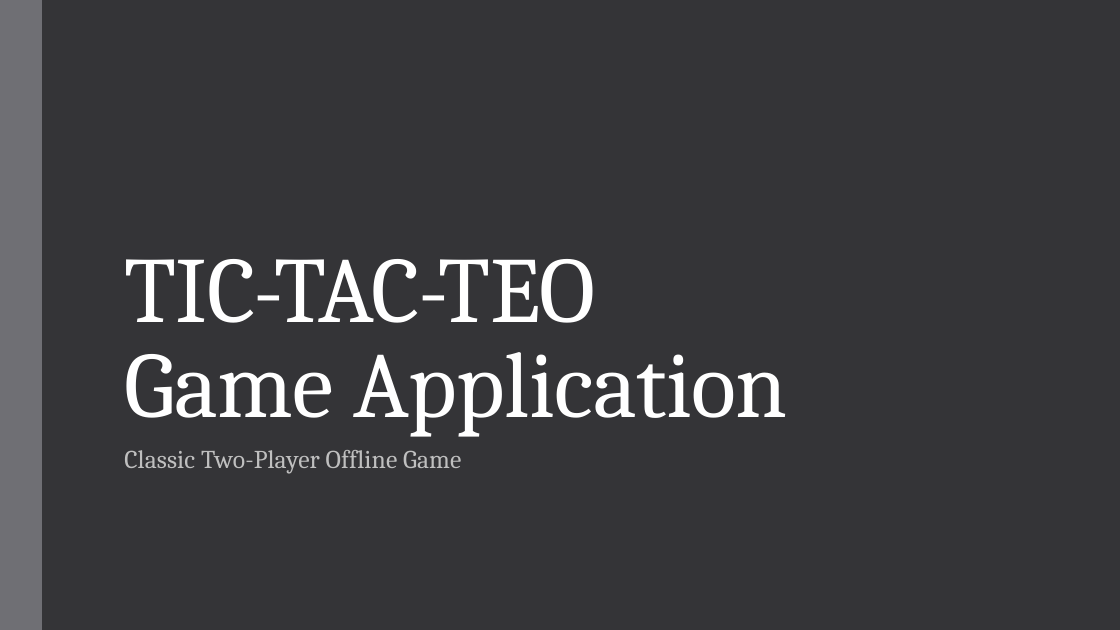
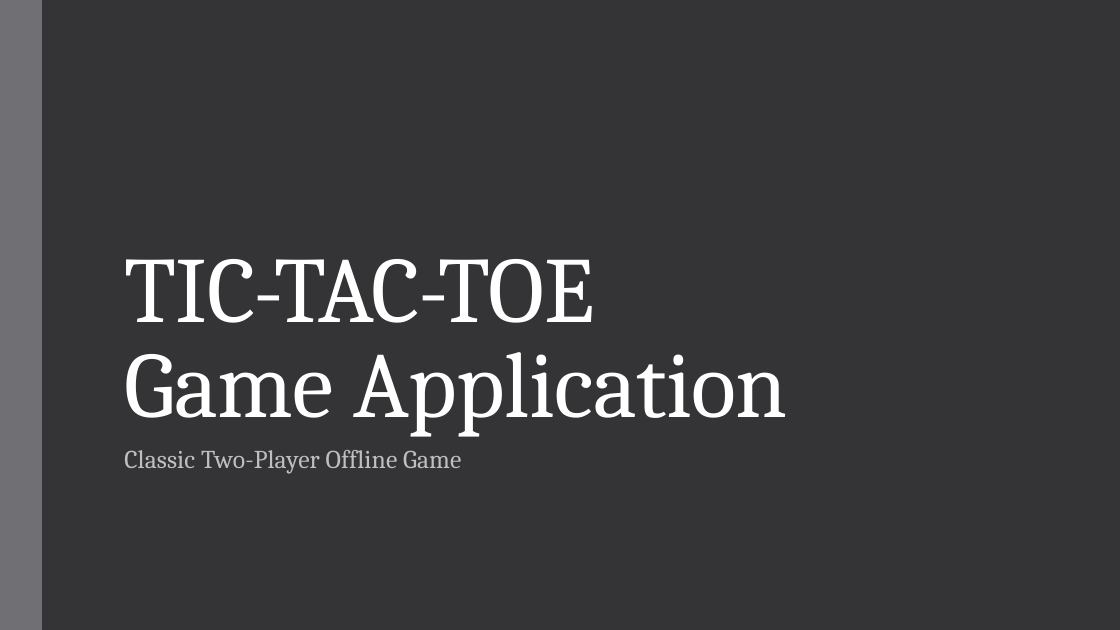
Before and after one commit to harmikrathod09/Sem_5, a slide deck: slide 1 of PC/TIC-TAC-TEO.pptx. Drawn at 1120x630 pixels with LibreOffice and Linux fonts; fonts in the diff are those of the drawing. Boxes give left, top, right and bottom in pixels: in the first picture for what was removed or moved away, otherwise in the second. Text is boxed around its words. In the diff, an @@ line names an element or a change of style, - is before the commit and + after.

```diff
--- a/PC/TIC-TAC-TEO.pptx
+++ b/PC/TIC-TAC-TEO.pptx
@@ title at box(124, 259, 788, 437): text changed @@
-TIC-TAC-TEO
-Game Application
+TIC-TAC-TOE
+Game Application
```
Also in this commit, not shown: 1 other slide changed, 2 other files.
